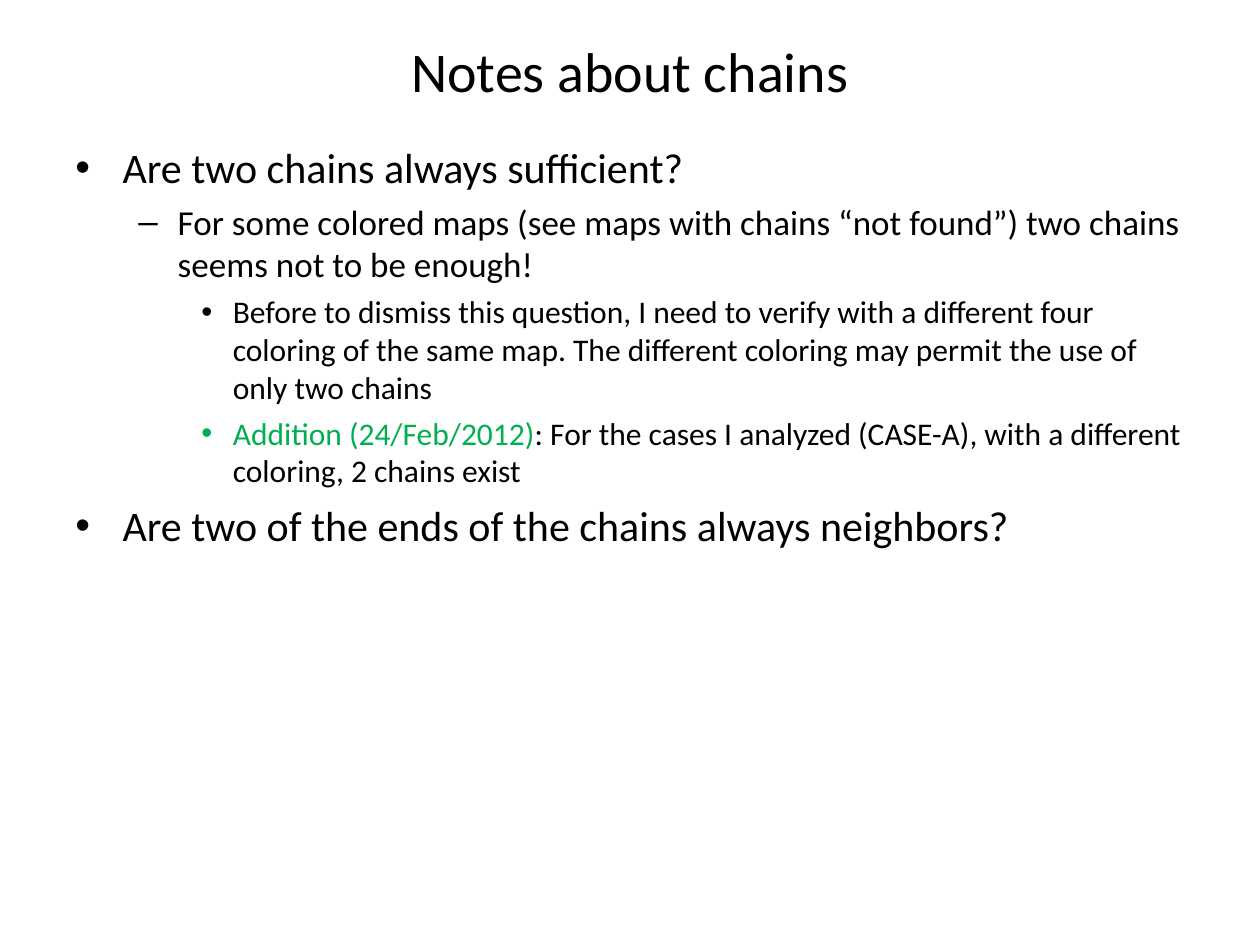
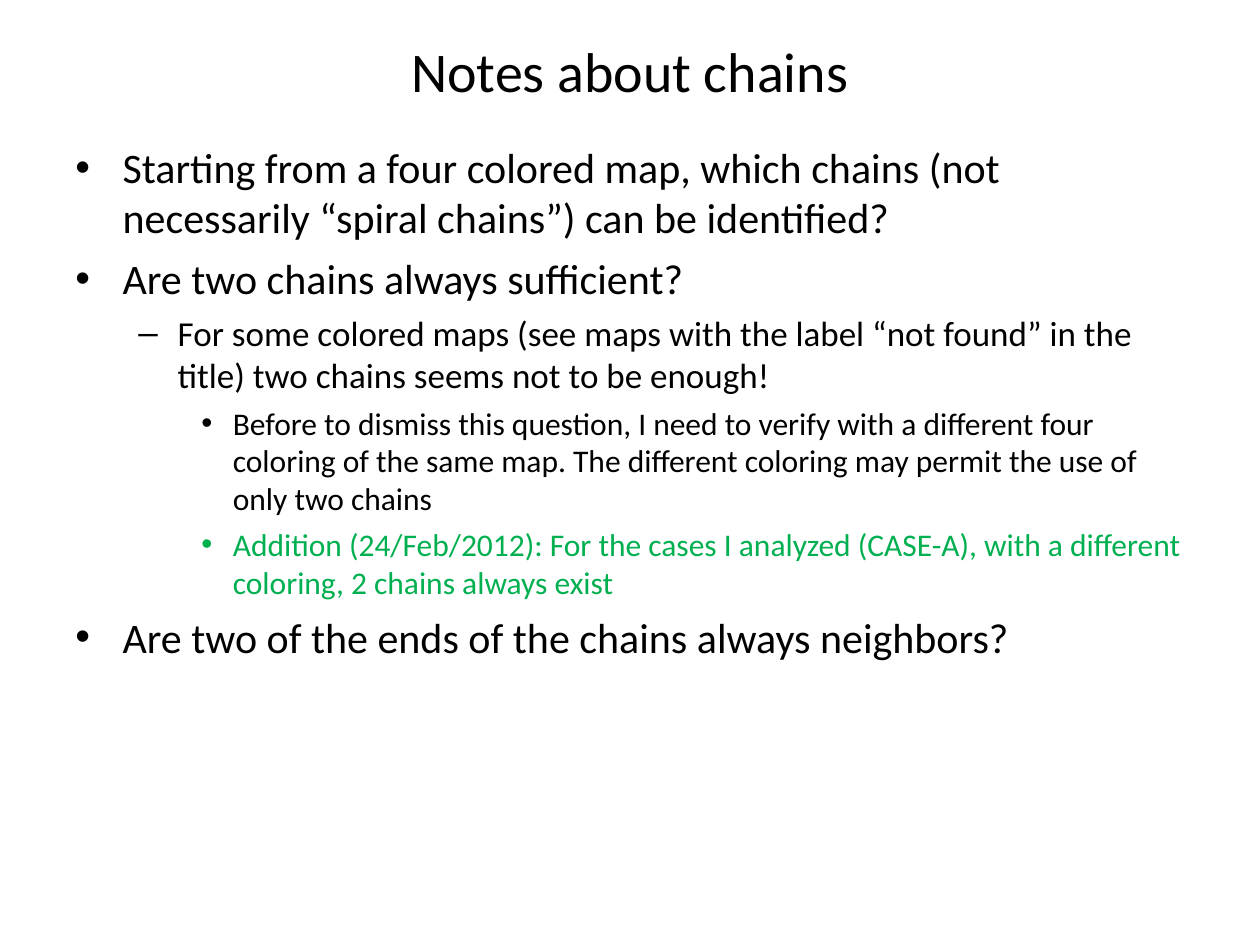
Before and after one commit to stefanutti/maps-coloring-java, a slide deck: slide 6 of ct/ct-docs/cahit-spiral-chains/spiral-chains.ppt (slide 4 before the commit). Drawn at 1260x945 pixels with LibreOffice and Linux fonts; fonts in the diff are those of the drawing. Boxes give left, top, right and bottom in pixels: in the first picture for what was removed or moved away, otherwise in the second. Text is boxed around its words. In the diff, an @@ line names an element or a change of style, - is before the commit and + after.

Commit message:
Some updates about Cahit spiral chains.

```diff
--- a/ct/ct-docs/cahit-spiral-chains/spiral-chains.ppt
+++ b/ct/ct-docs/cahit-spiral-chains/spiral-chains.ppt
@@ text at bbox=[123, 152, 1000, 240]: paragraph added @@
+• Starting from a four colored map, which chains (not necessarily “spiral chains”) can be identified?
@@ text at bbox=[178, 320, 1132, 394]: text changed @@
-  – For some colored maps (see maps with chains “not found”) two chains seems not to be enough!
+  – For some colored maps (see maps with the label “not found” in the title) two chains seems not to be enough!
@@ text at bbox=[233, 533, 1180, 600]: text changed; text colour #000000 to #00B050 @@
-    • Addition (24/Feb/2012): For the cases I analyzed (CASE-A), with a different coloring, 2 chains exist
+    • Addition (24/Feb/2012): For the cases I analyzed (CASE-A), with a different coloring, 2 chains always exist
```
Also in this commit, not shown: 7 other slides changed, 3 slides added, 1 slide removed, 10 other files.
